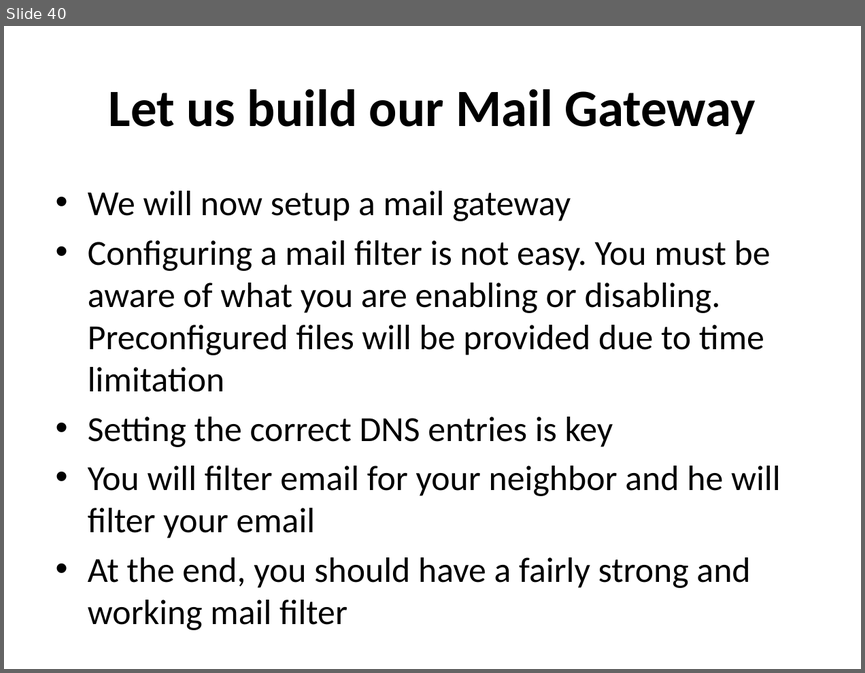
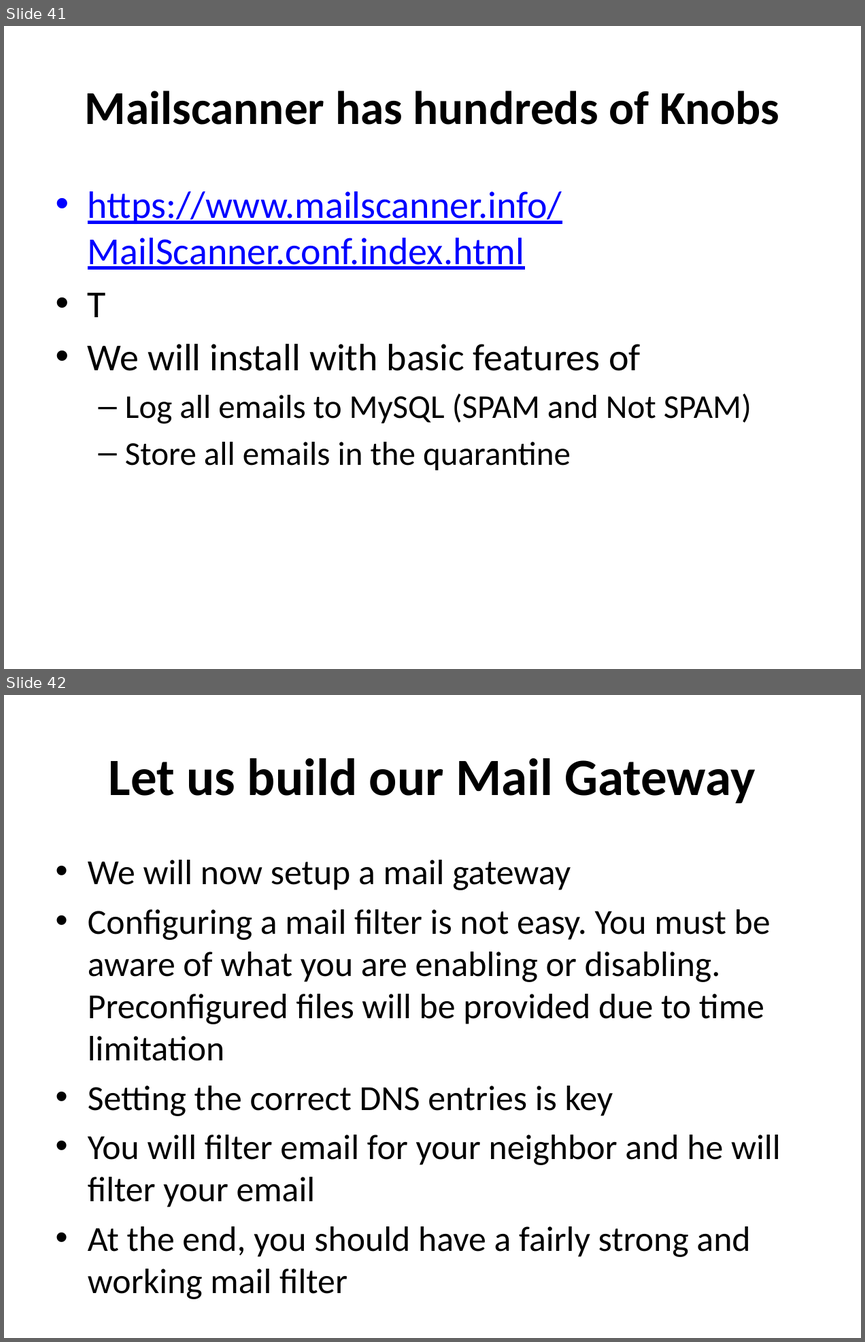
Before and after one commit to afnog/sse, a slide deck: postfix/postfix-mailgateway-debian.ppt. Shown one above the other, each under a label of ours: slide 40 before the commit, slides 41 and 42 after it. The pictures are 865x673 and 865x1342 pixels, drawn with LibreOffice and Linux fonts; fonts in the diff are those of the drawing. Boxes give left, top, right and bottom in pixels: in the first picture for what was removed or moved away, otherwise in the second. Text is boxed around its words. In the diff, an @@ line names an element or a change of style, - is before the commit and + after.

Commit message:
/ ‘postfix/postfix-mailgateway-debian.ppt’

```diff
--- a/postfix/postfix-mailgateway-debian.ppt
+++ b/postfix/postfix-mailgateway-debian.ppt
@@ slide 41 added at (4, 26, 861, 669), background #FFFFFF @@
@@ title added at (85, 91, 779, 125), 39.6 pt, text #000000, bold @@
+Mailscanner has hundreds of Knobs
@@ text added at (88, 191, 751, 470), 32 pt, text #000000 @@
+• https://www.mailscanner.info/MailScanner.conf.index.html
+• T
+• We will install with basic features of
+  – Log all emails to MySQL (SPAM and Not SPAM)
+  – Store all emails in the quarantine
@@ what was slide 40 is now slide 42 @@
```
Also in this commit, not shown: 1 other slide added.
